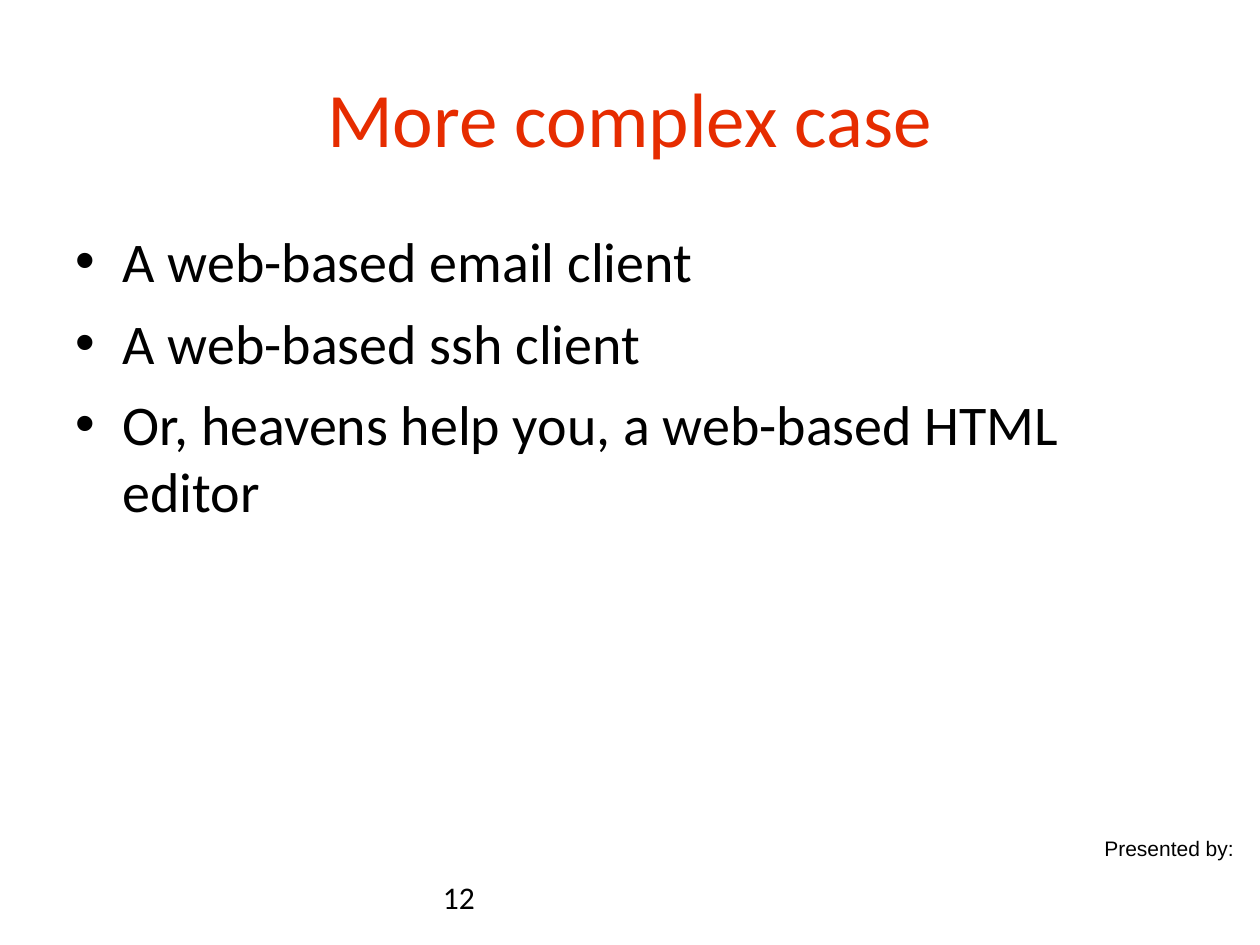
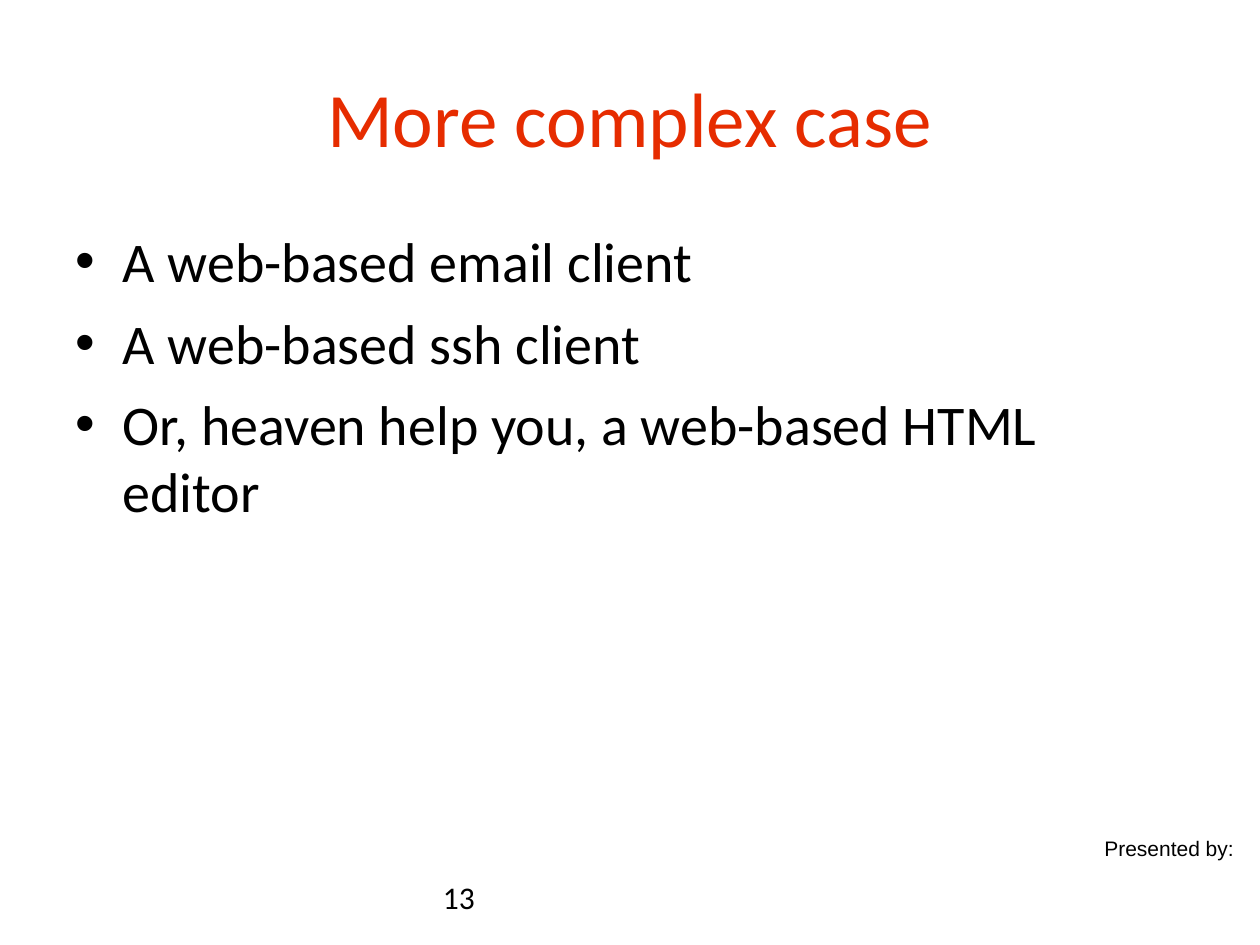
Before and after one commit to danielsomerfield/app-sec-presentation, a slide deck: slide 13 of AppSec Presentation Deck Day 4.ppt (slide 12 before the commit). Drawn at 1260x945 pixels with LibreOffice and Linux fonts; fonts in the diff are those of the drawing; background and template pictures are left out. Boxes give left, top, right and bottom in pixels: in the first picture for what was removed or moved away, otherwise in the second. Text is boxed around its words. In the diff, an @@ line names an element or a change of style, - is before the commit and + after.

```diff
--- a/AppSec Presentation Deck Day 4.ppt
+++ b/AppSec Presentation Deck Day 4.ppt
@@ text at <box>123,406,1037,513</box>: text changed @@
-• Or, heavens help you, a web-based HTML editor
+• Or, heaven help you, a web-based HTML editor
@@ page number at <box>443,888,475,910</box>: text changed @@
-12
+13
```
Also in this commit, not shown: 4 other slides changed, 1 slide added, 7 other files.
